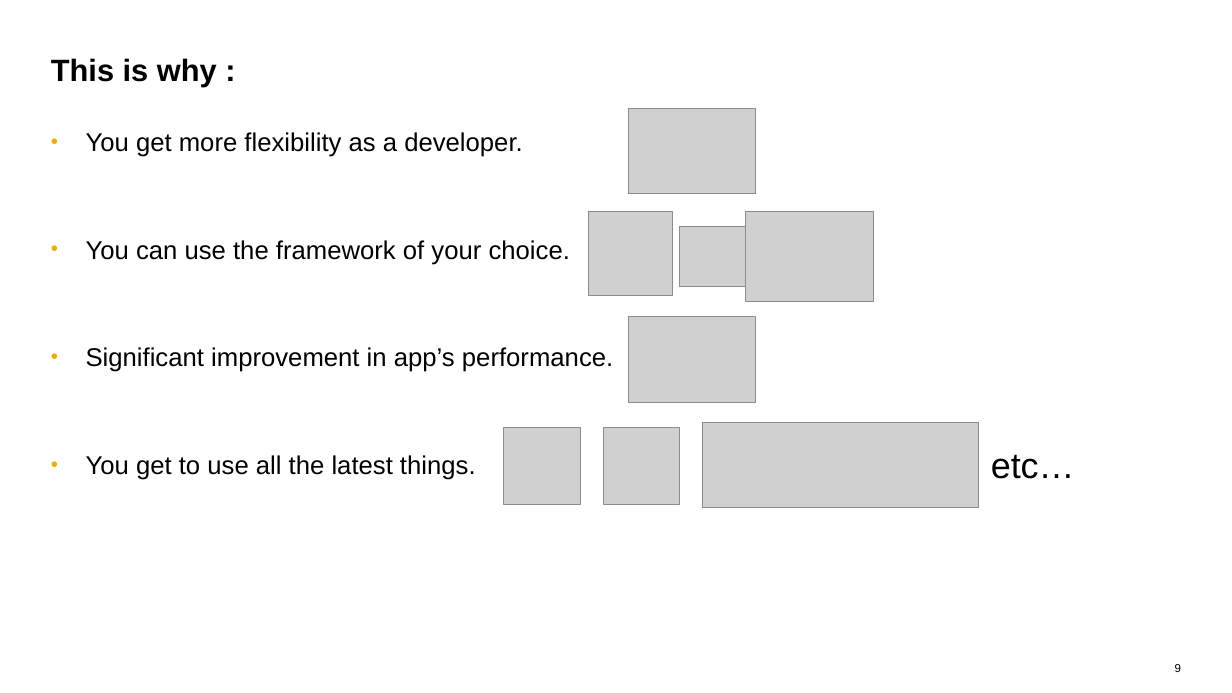
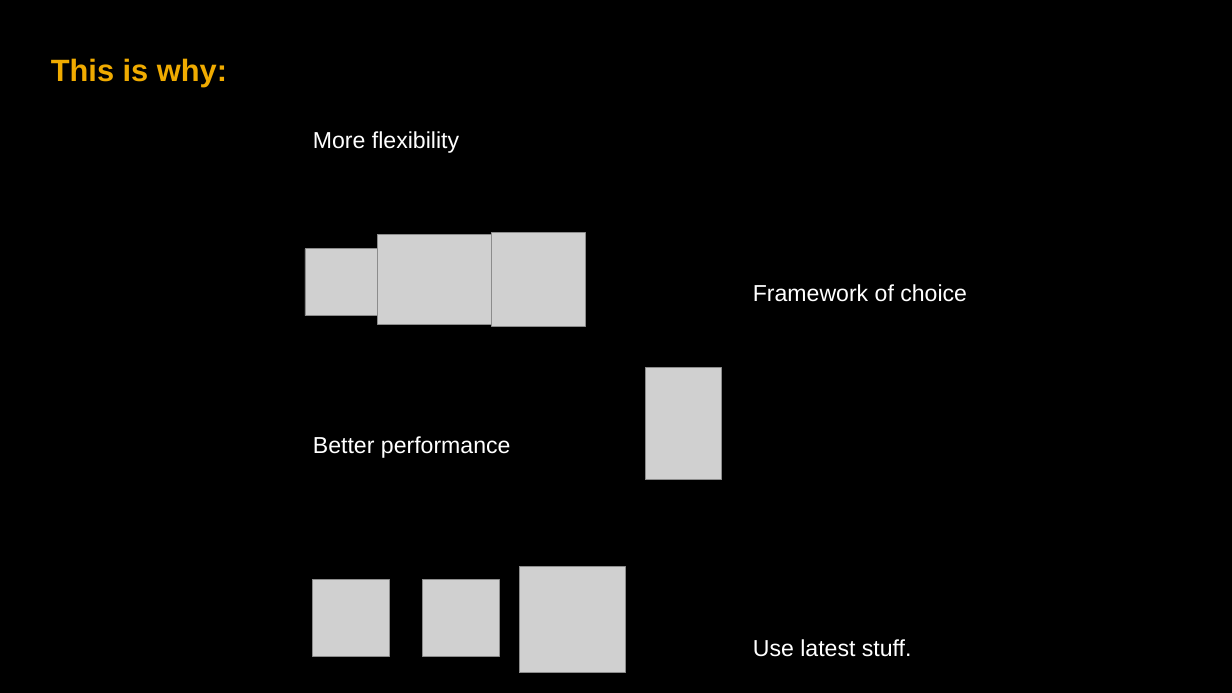
Before and after one commit to rishabh62/UI5con, a slide deck: slide 10 of UI5con.pptx (slide 9 before the commit). Drawn at 1232x693 pixels with LibreOffice and Linux fonts; fonts in the diff are those of the drawing; grey boxes stand for pictures. Boxes give left, top, right and bottom in pixels: in the first picture for what was removed or moved away, otherwise in the second. Text is boxed around its words. In the diff, an @@ line names an element or a change of style, - is before the commit and + after.

```diff
--- a/UI5con.pptx
+++ b/UI5con.pptx
@@ background #FFFFFF to #000000 @@
@@ title at bbox=[51, 58, 227, 87]: text changed; text colour #000000 to #F0AB00 @@
-This is why :
+This is why:
@@ picture removed at bbox=[628, 109, 755, 194] @@
@@ text at bbox=[313, 131, 967, 657]: text changed; size 20 to 18 pt; text colour #000000 to #FFFFFF @@
-• You get more flexibility as a developer.
-• You can use the framework of your choice.
-• Significant improvement in app’s performance.
-• You get to use all the latest things.
+More flexibility
+Framework of choice
+Better performance
+Use latest stuff.
@@ picture: place and size @@
-picture at bbox=[745, 211, 873, 302]
+picture at bbox=[378, 235, 505, 325]
@@ picture added at bbox=[491, 232, 586, 326] @@
@@ picture removed at bbox=[588, 211, 672, 296] @@
@@ picture: place and size @@
-picture at bbox=[680, 227, 749, 287]
+picture at bbox=[305, 248, 381, 315]
@@ picture removed at bbox=[628, 317, 755, 402] @@
@@ picture added at bbox=[646, 368, 721, 479] @@
@@ picture removed at bbox=[703, 422, 979, 507] @@
@@ text removed at bbox=[991, 454, 1075, 479] @@
-etc…
@@ picture added at bbox=[519, 566, 625, 672] @@
@@ picture: place and size @@
-picture at bbox=[503, 428, 580, 504]
+picture at bbox=[313, 579, 390, 656]
@@ picture: place and size @@
-picture at bbox=[603, 428, 680, 504]
+picture at bbox=[422, 579, 499, 656]
@@ page number removed at bbox=[1175, 664, 1181, 672] @@
-9
```
Also in this commit, not shown: 8 other slides changed, 4 slides added, 4 slides removed.
